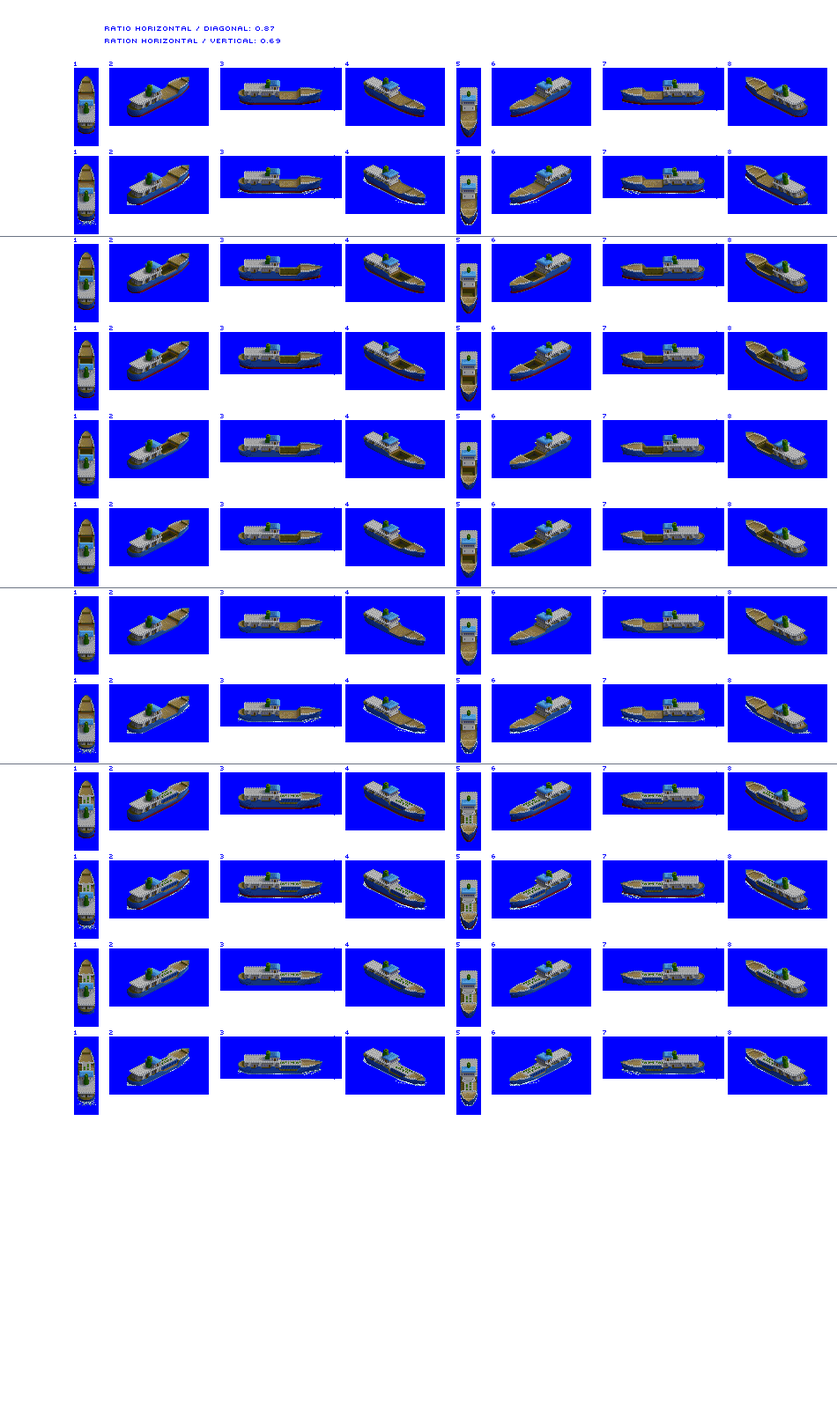
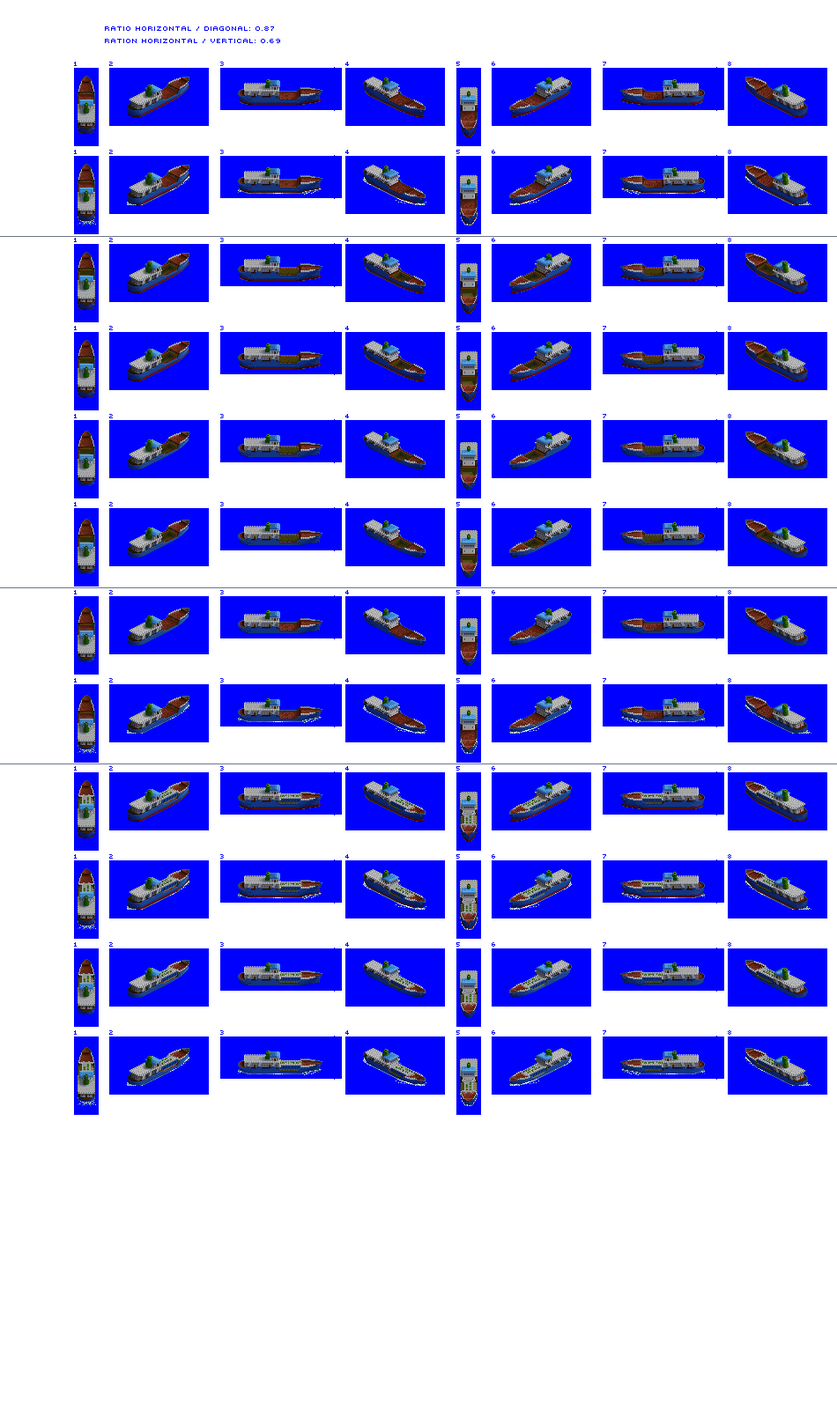
Layer changes from the first 837px x 1409px image to the second:
painted on "hold_overlay" over (161, 267, 774, 545)
painted on "Island Trader" over (78, 76, 807, 1103)
